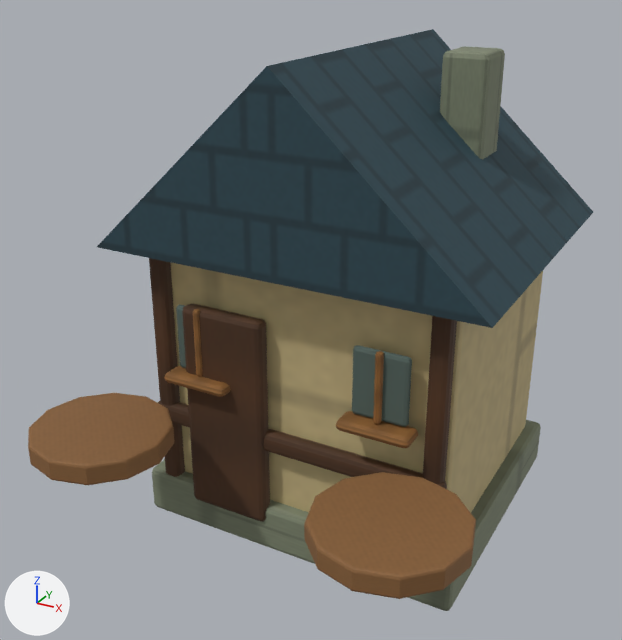
The glTF model dist/assets/archery.glb, before and after one commit.
Camera for both pictures: a 50 mm camera at (1.71, -3.61, 2.72) aimed at (-0.06, -0.38, 1.1). Every picture has the same lights, and +X, +Y and +Z are marked at lower left. The picture after the commit comes second.

Script lines for the objects in view, before the commit:
```python
me_cone_189 = bpy.data.meshes.new('Cone.189')
me_cone_189.from_pydata(...)  # 72 vertices, 140 faces; spans x -0.32..0.32, y -0.32..0.32, z -0.05..0.05
me_cone_189.materials.append(mat_canvas)  # picture img_canvas_paint
me_cone_191 = bpy.data.meshes.new('Cone.191')
me_cone_191.from_pydata(...)  # 72 vertices, 140 faces; spans x -0.32..0.32, y -0.32..0.32, z -0.05..0.05
me_cone_191.materials.append(mat_canvas)  # picture img_canvas_paint
me_cube_185 = bpy.data.meshes.new('Cube.185')
me_cube_185.from_pydata(...)  # 56 vertices, 108 faces; spans x -0.11..0.11, y -0.125..0.125, z -0.375..0.375
me_cube_185.materials.append(mat_stone)  # picture img_stone_paint
ob_chimney = bpy.data.objects.new('chimney', me_cube_185)
ob_chimney.location = (0.42, 0.26, 1.9)
ob_target = bpy.data.objects.new('target', me_cone_189)
ob_target.location = (-0.7, -1.15, 0.7)
ob_target_001 = bpy.data.objects.new('target.001', me_cone_191)
ob_target_001.location = (0.7, -1.15, 0.7)
# also in view: 'timber_corner' at (-0.69, -0.67, 0.8); 'timber_corner.001' at (0.69, -0.67, 0.8); 'window_inset.001' at (0.45, -0.71, 1.04); 'foundation' at (0.0, 0.0, 0.12); 'window_sill' at (-0.45, -0.74, 0.85)
```
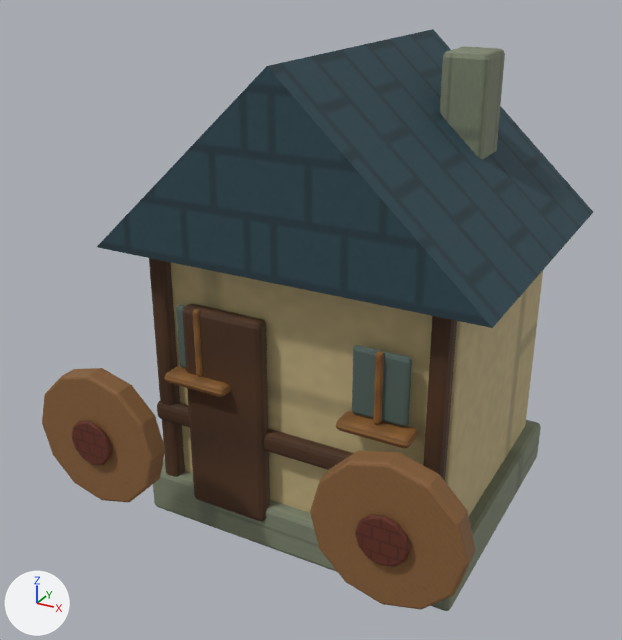
Where the change shows, as pixel boxes [x1, y1, x2, y2] in the pictures (622 x 640 px):
```json
{"object": "target.001", "change": "turned", "before": [304, 472, 476, 599], "after": [310, 451, 475, 610]}
{"object": "target", "change": "turned", "before": [28, 393, 175, 485], "after": [42, 368, 165, 502]}
{"object": "bullseye.001", "change": "unchanged, uncovered by the edit", "after": [355, 515, 410, 567]}
```

Scene script edits in JSON lines:
```json
{"op": "set", "path": "ob_target.rotation_euler", "old": "(0.0, 0.0, 0.0)", "new": "(1.571, 0.0, 0.0)", "note": "degrees (0, 0, 0) -> degrees (90, 0, 0)"}
{"op": "set", "path": "ob_target_001.rotation_euler", "old": "(0.0, 0.0, 0.0)", "new": "(1.571, 0.0, 0.0)", "note": "degrees (0, 0, 0) -> degrees (90, 0, 0)"}
```
